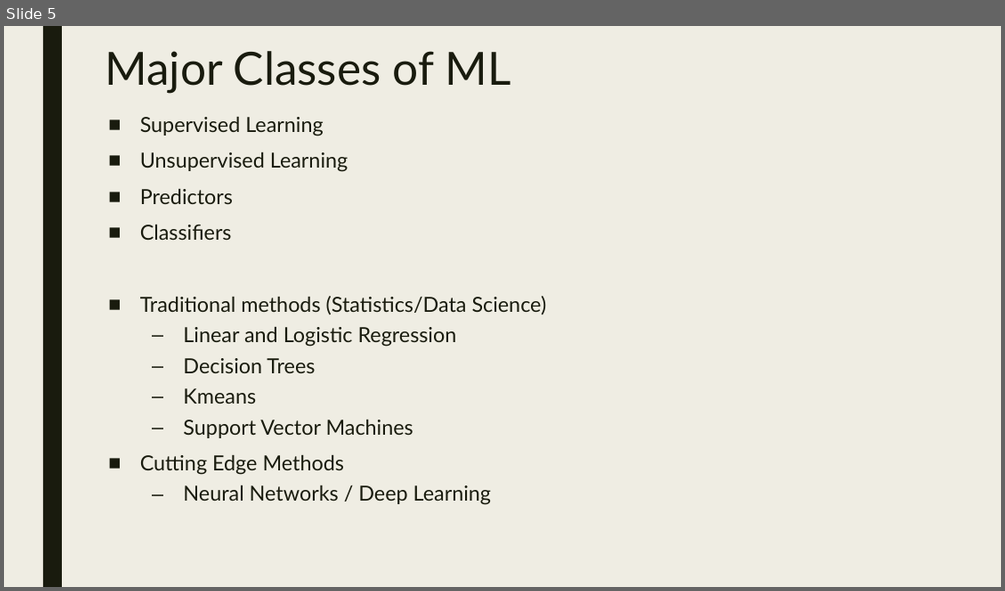
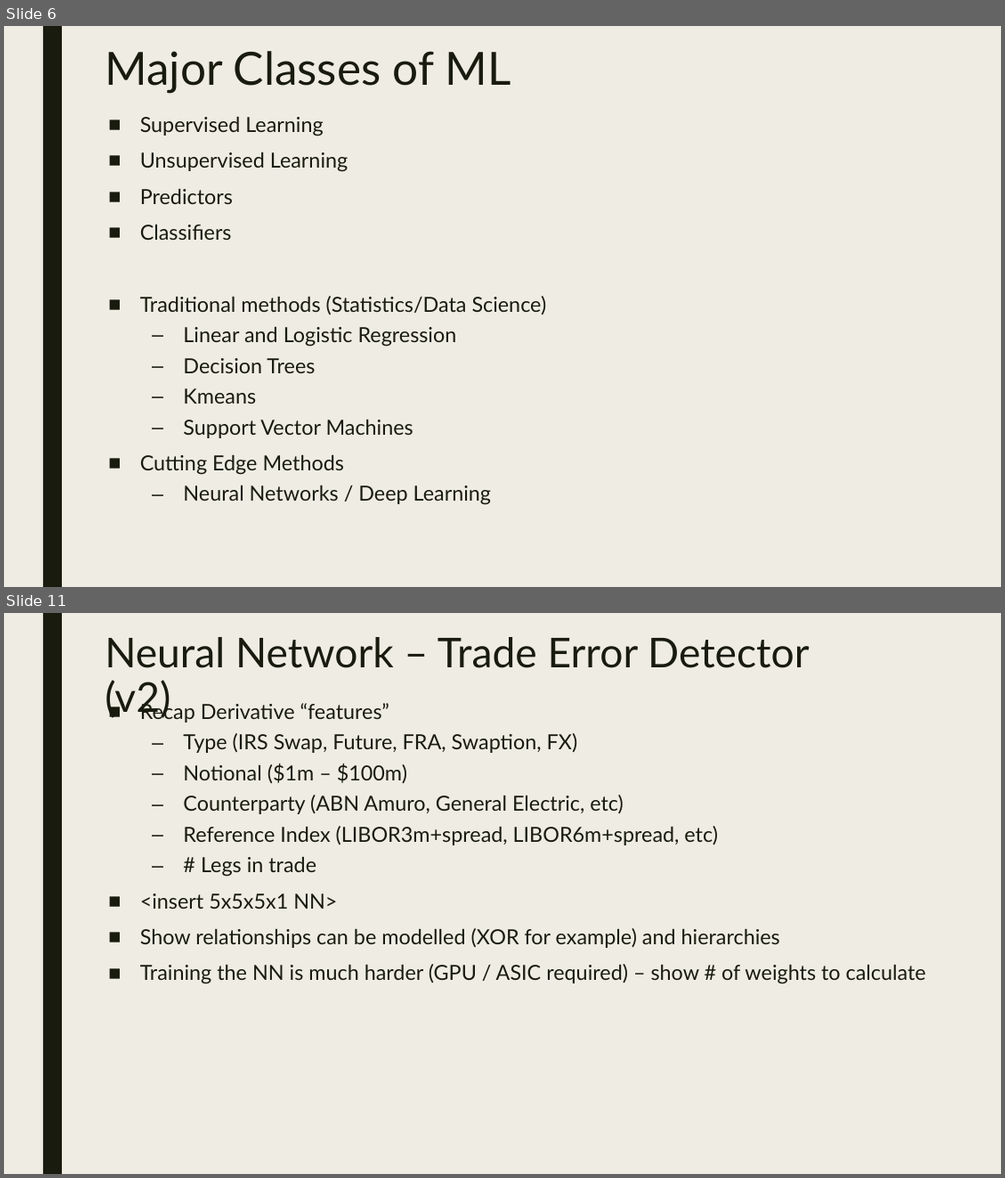
Before and after one commit to dougfoo/machineLearning, a slide deck: talks/MachineLearning101.pptx. Shown one above the other, each under a label of ours: slide 5 before the commit, slides 6 and 11 after it; the slides between them are not shown. The pictures are 1005x591 and 1005x1178 pixels, drawn with LibreOffice and Linux fonts; fonts in the diff are those of the drawing. Boxes give left, top, right and bottom in pixels: in the first picture for what was removed or moved away, otherwise in the second. Text is boxed around its words. In the diff, an @@ line names an element or a change of style, - is before the commit and + after.

```diff
--- a/talks/MachineLearning101.pptx
+++ b/talks/MachineLearning101.pptx
@@ slide 11 added at <box>4,613,1001,1174</box>, background #EFEDE3; not listed: 1 template element that a slide beside it also shows @@
@@ title added at <box>105,637,809,719</box>, 39.6 pt, text #191B0E @@
+Neural Network – Trade Error Detector (v2)
@@ text added at <box>140,700,926,984</box>, 20 pt, text #191B0E @@
+■ Recap Derivative “features”
+  – Type (IRS Swap, Future, FRA, Swaption, FX)
+  – Notional ($1m – $100m)
+  – Counterparty (ABN Amuro, General Electric, etc)
+  – Reference Index (LIBOR3m+spread, LIBOR6m+spread, etc)
+  – # Legs in trade
+■ <insert 5x5x5x1 NN>
+■ Show relationships can be modelled (XOR for example) and hierarchies
+■ Training the NN is much harder (GPU / ASIC required) – show # of weights to calculate
@@ what was slide 5 is now slide 6 @@
```
Also in this commit, not shown: 2 slides changed, 9 other slides added.
